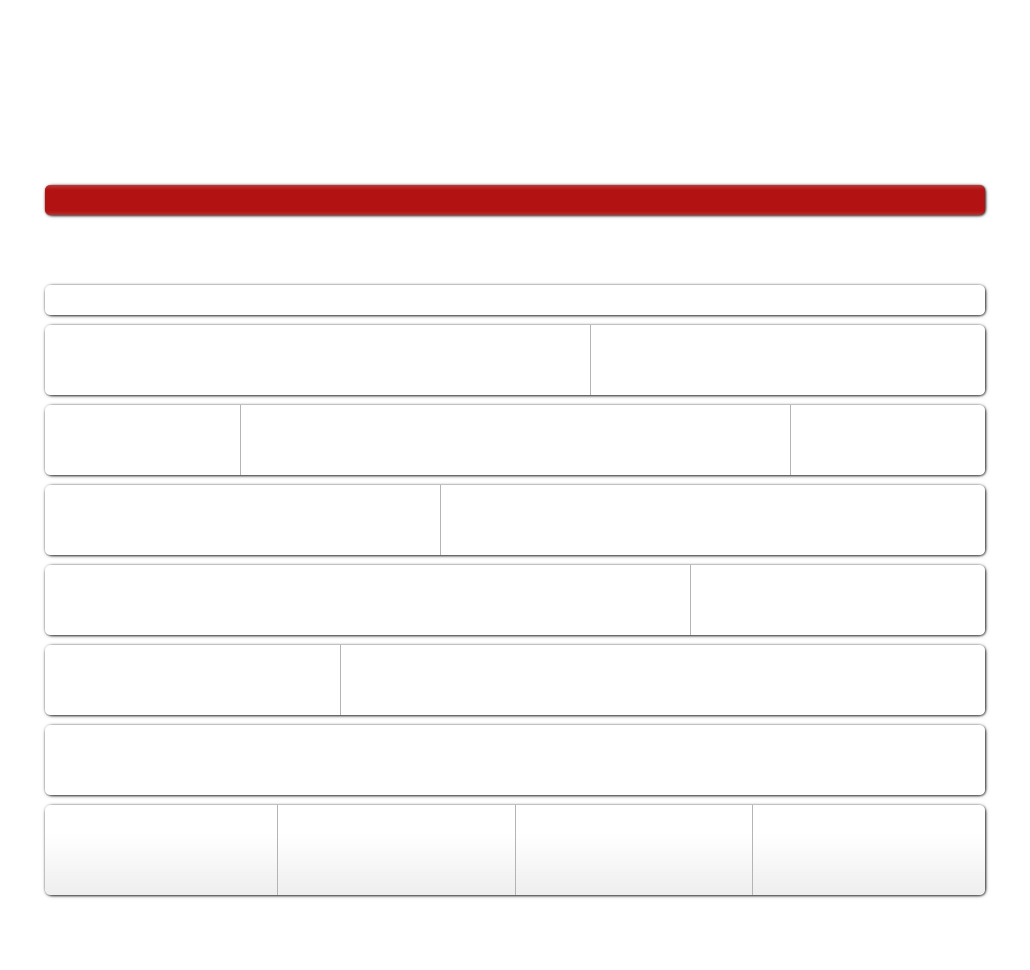
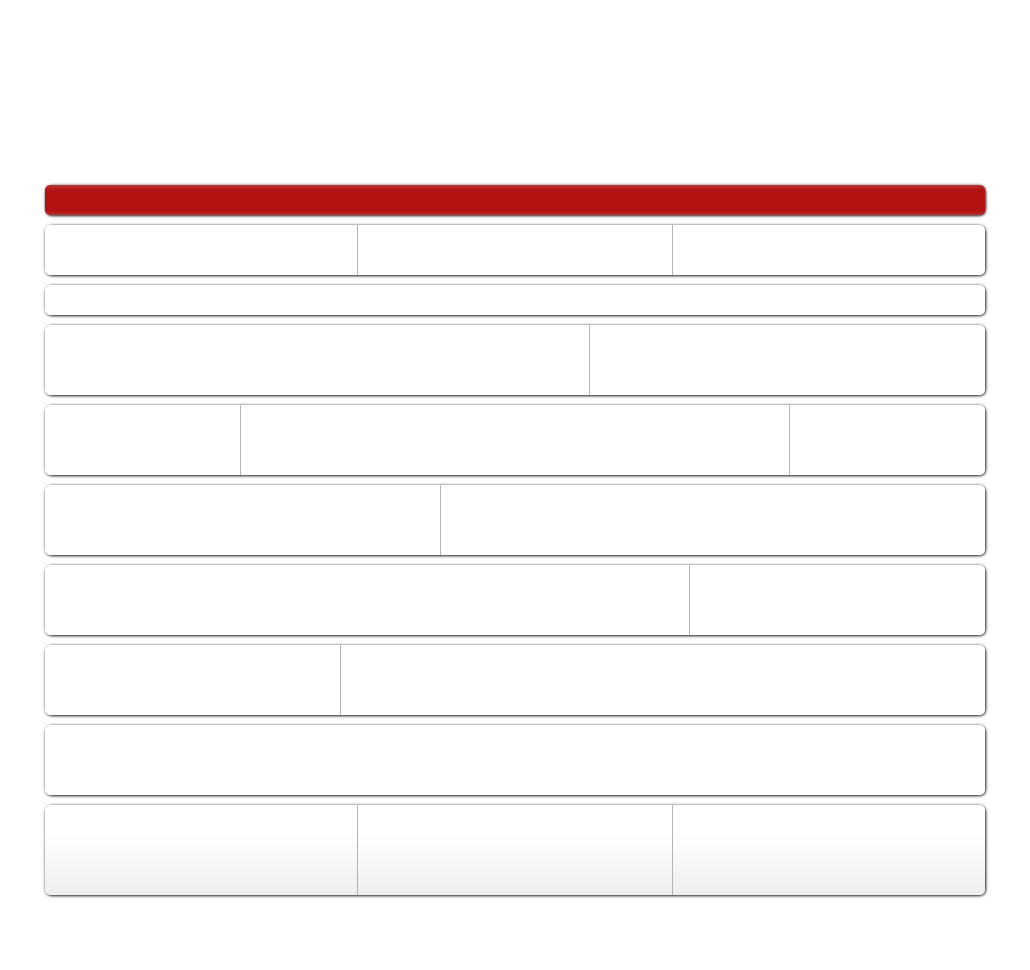
Layered file, before and after one edit (1030x970). Changes by layer:
painted on "stroke" over bbox(277, 225, 791, 895)
renamed "header widget" to "boxes", painted on it over bbox(45, 225, 985, 635)
removed layer "mts" over bbox(589, 325, 591, 395)
removed layer "sms" over bbox(789, 405, 791, 475)
removed layer "mms" over bbox(689, 565, 691, 635)
